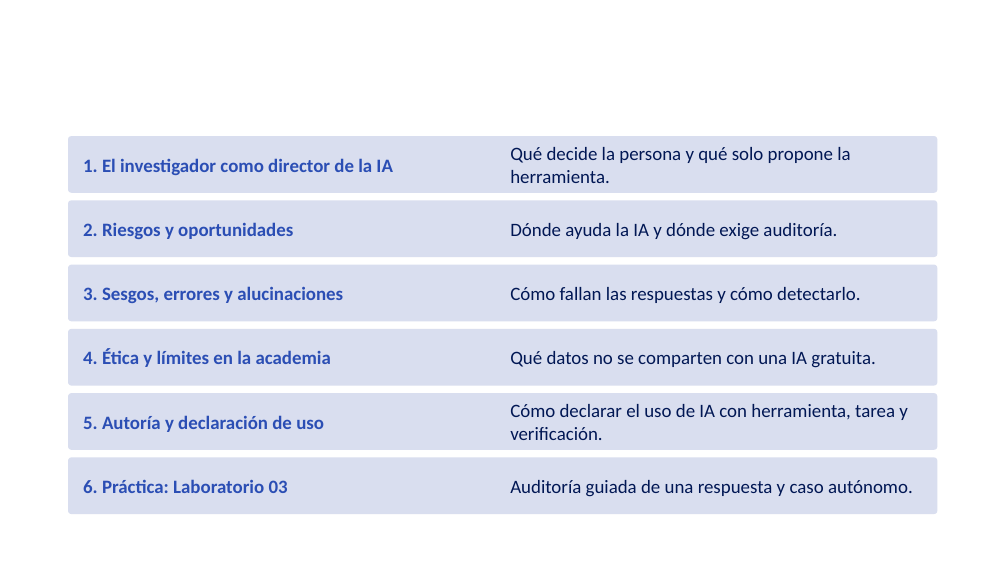
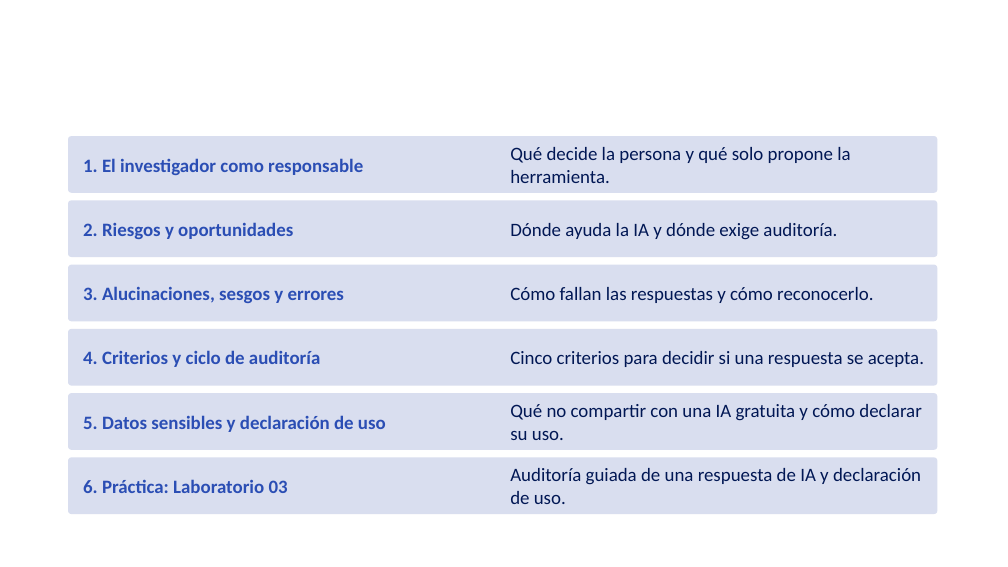
Before and after one commit to Rociosayan/analitica-empresarial-integrada, a slide deck: slide 4 of Sesion_03_mejorada.pptx. Drawn at 1008x567 pixels with LibreOffice and Linux fonts; fonts in the diff are those of the drawing; background and template pictures are left out. Boxes give left, top, right and bottom in pixels: in the first picture for what was removed or moved away, otherwise in the second. Text is boxed around its words. In the diff, an @@ line names an element or a change of style, - is before the commit and + after.

```diff
--- a/Sesion_03_mejorada.pptx
+++ b/Sesion_03_mejorada.pptx
@@ text at (83, 158, 363, 175): text changed @@
-1. El investigador como director de la IA
+1. El investigador como responsable
@@ text at (83, 286, 344, 303): text changed @@
-3. Sesgos, errores y alucinaciones
+3. Alucinaciones, sesgos y errores
@@ text at (510, 287, 873, 303): text changed @@
-Cómo fallan las respuestas y cómo detectarlo.
+Cómo fallan las respuestas y cómo reconocerlo.
@@ text at (83, 350, 320, 367): text changed @@
-4. Ética y límites en la academia
+4. Criterios y ciclo de auditoría
@@ text at (510, 351, 924, 367): text changed @@
-Qué datos no se comparten con una IA gratuita.
+Cinco criterios para decidir si una respuesta se acepta.
@@ text at (83, 415, 386, 432): text changed @@
-5. Autoría y declaración de uso
+5. Datos sensibles y declaración de uso
@@ text at (510, 404, 922, 440): text changed @@
-Cómo declarar el uso de IA con herramienta, tarea y verificación.
+Qué no compartir con una IA gratuita y cómo declarar su uso.
@@ text at (510, 468, 921, 504): text changed @@
-Auditoría guiada de una respuesta y caso autónomo.
+Auditoría guiada de una respuesta de IA y declaración de uso.
```
Also in this commit, not shown: 1 other slide changed, 1 slide added, 13 slides removed.
